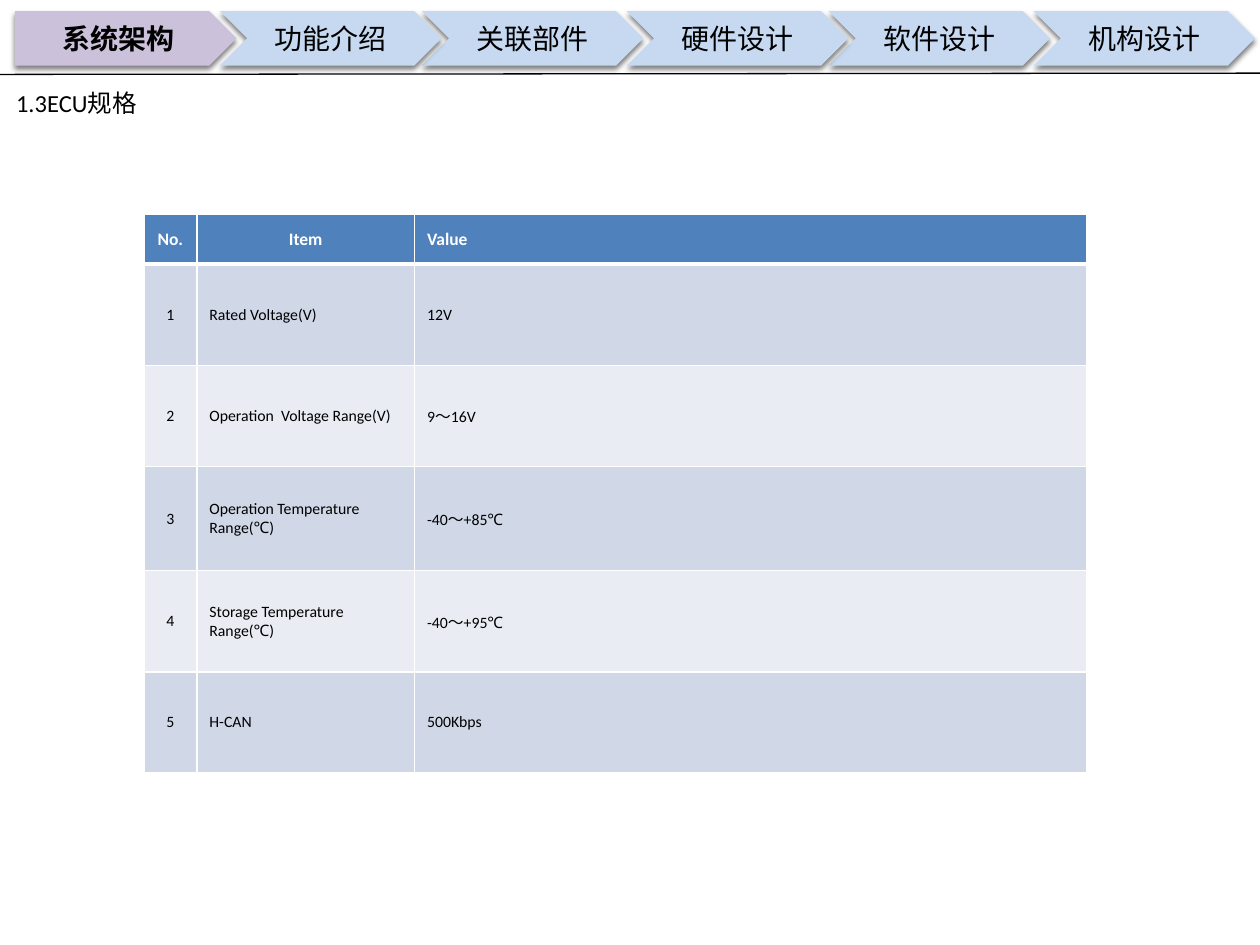
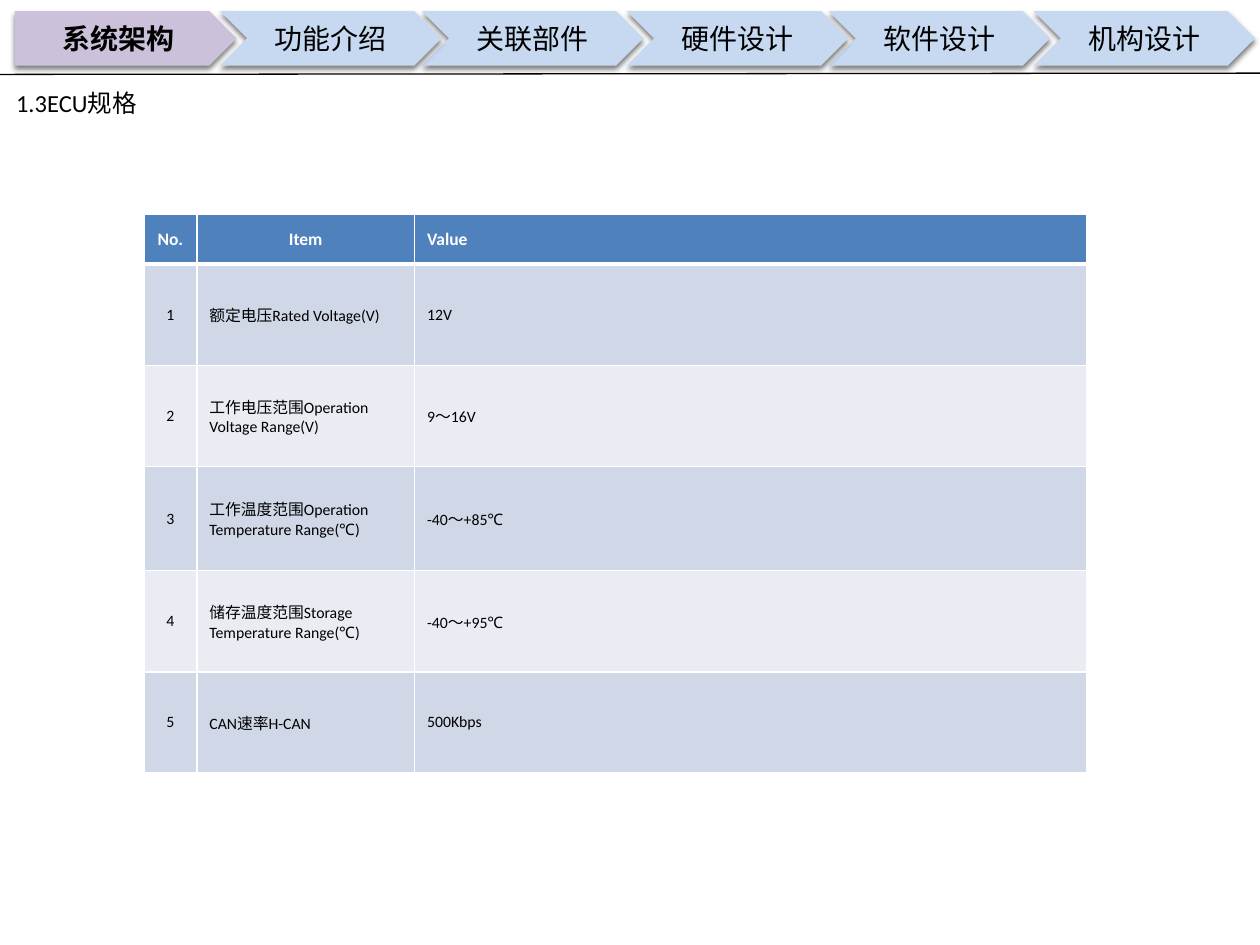
Before and after one commit to guruquan887/VAD01, a slide deck: slide 4 of 01需求分析/docs/specs/00APU设计构想书-VAD01-20180126.pptx. Drawn at 1260x945 pixels with LibreOffice and Linux fonts; fonts in the diff are those of the drawing; background and template pictures are left out. Boxes give left, top, right and bottom in pixels: in the first picture for what was removed or moved away, otherwise in the second. Text is boxed around its words. In the diff, an @@ line names an element or a change of style, - is before the commit and + after.

```diff
--- a/01需求分析/docs/specs/00APU设计构想书-VAD01-20180126.pptx
+++ b/01需求分析/docs/specs/00APU设计构想书-VAD01-20180126.pptx
@@ table at box(144, 214, 1086, 774) @@
-row 2, column 2: Rated Voltage(V)
+row 2, column 2: 额定电压Rated Voltage(V)
-row 3, column 2: Operation Voltage Range(V)
+row 3, column 2: 工作电压范围Operation Voltage Range(V)
-row 4, column 2: Operation Temperature Range(℃)
+row 4, column 2: 工作温度范围Operation Temperature Range(℃)
-row 5, column 2: Storage Temperature Range(℃)
+row 5, column 2: 储存温度范围Storage Temperature Range(℃)
-row 6, column 2: H-CAN
+row 6, column 2: CAN速率H-CAN
```
Also in this commit, not shown: 6 other slides changed, 1 other file.
